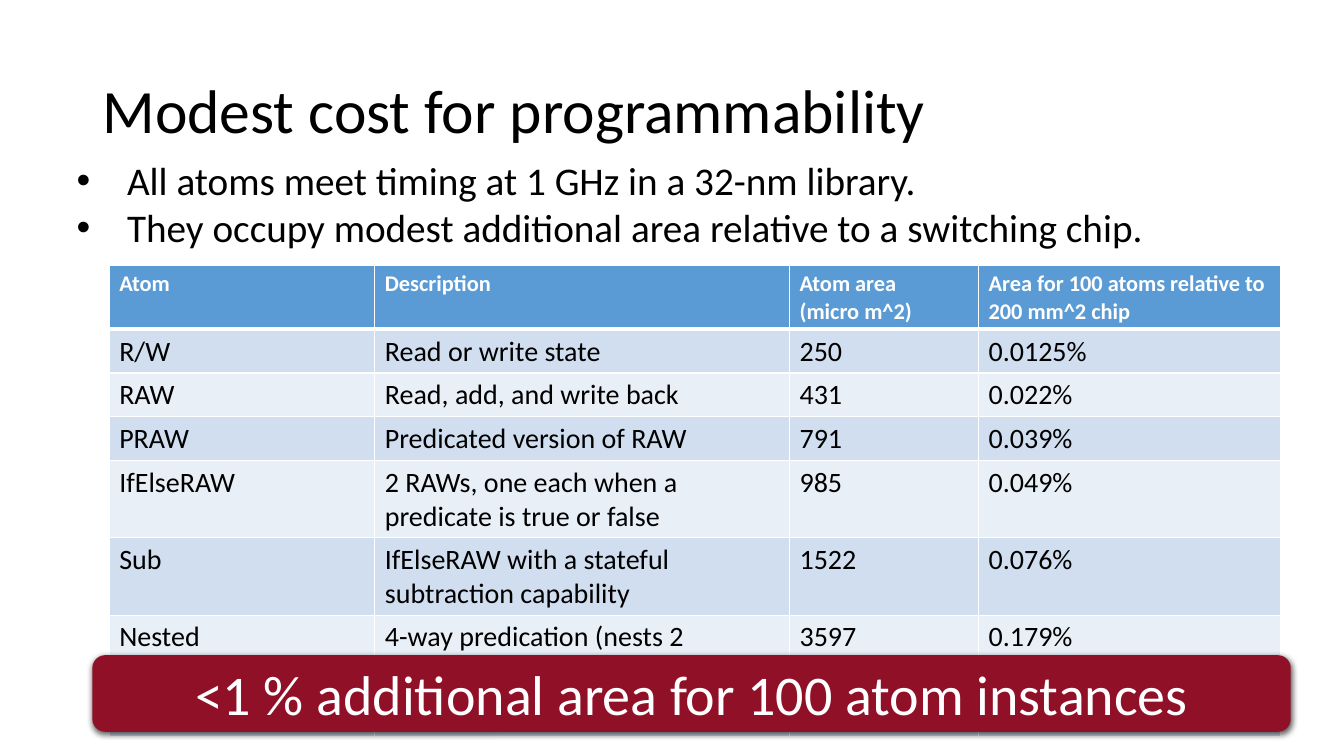
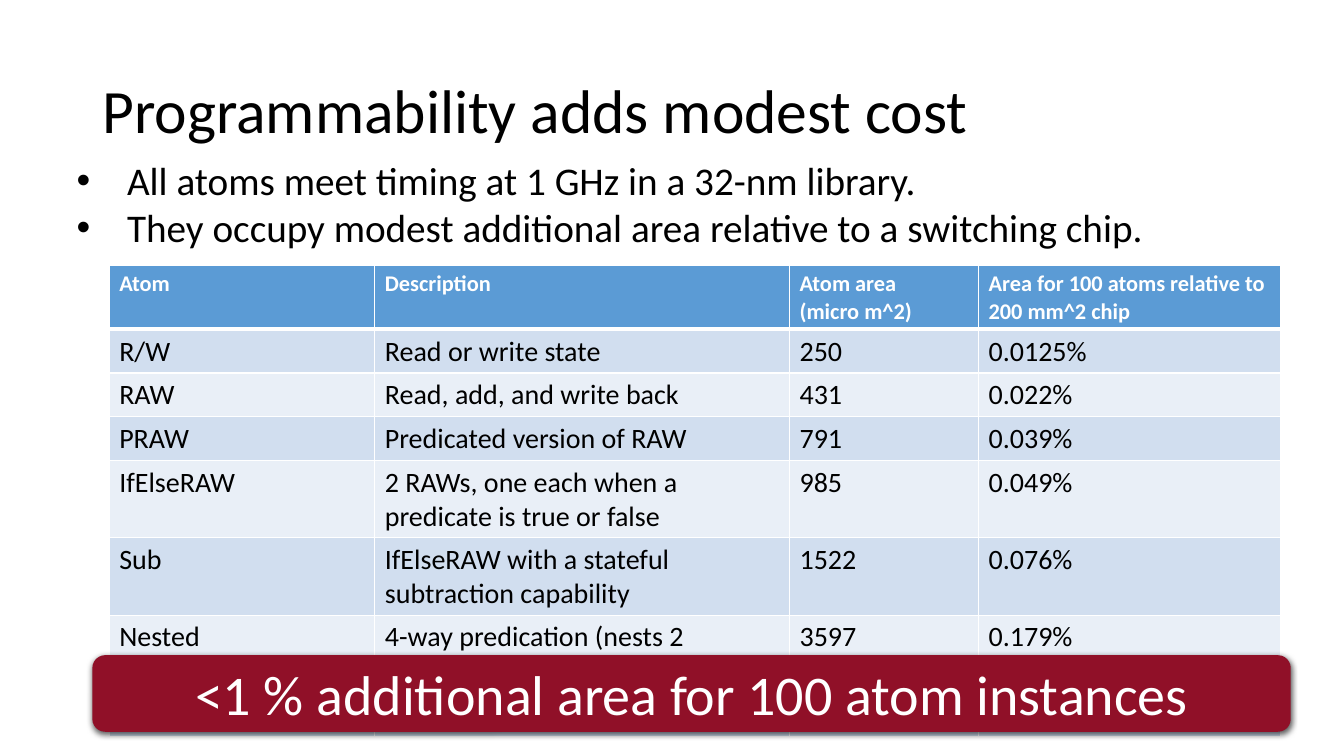
Before and after one commit to anirudhSK/pifo-domino-marple-ppts, a slide deck: slide 33 of combined_domino_pifo.pptx (slide 32 before the commit). Drawn at 1344x756 pixels with LibreOffice and Linux fonts; fonts in the diff are those of the drawing. Boxes give left, top, right and bottom in pixels: in the first picture for what was removed or moved away, otherwise in the second. Text is boxed around its words. In the diff, an @@ line names an element or a change of style, - is before the commit and + after.

```diff
--- a/combined_domino_pifo.pptx
+++ b/combined_domino_pifo.pptx
@@ title at (x1=102, y1=90, x2=967, y2=144): text changed @@
-Modest cost for programmability
+Programmability adds modest cost
```
Also in this commit, not shown: 3 other slides changed, 1 slide added.
